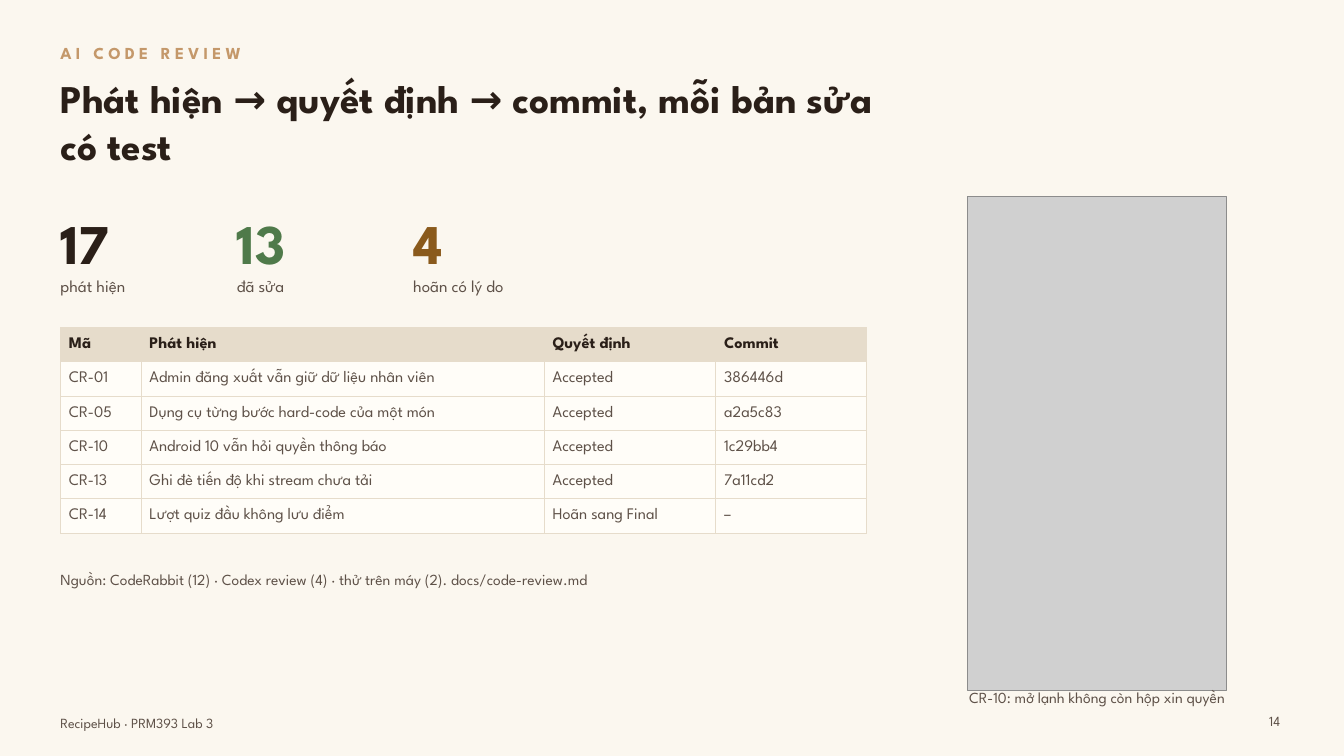
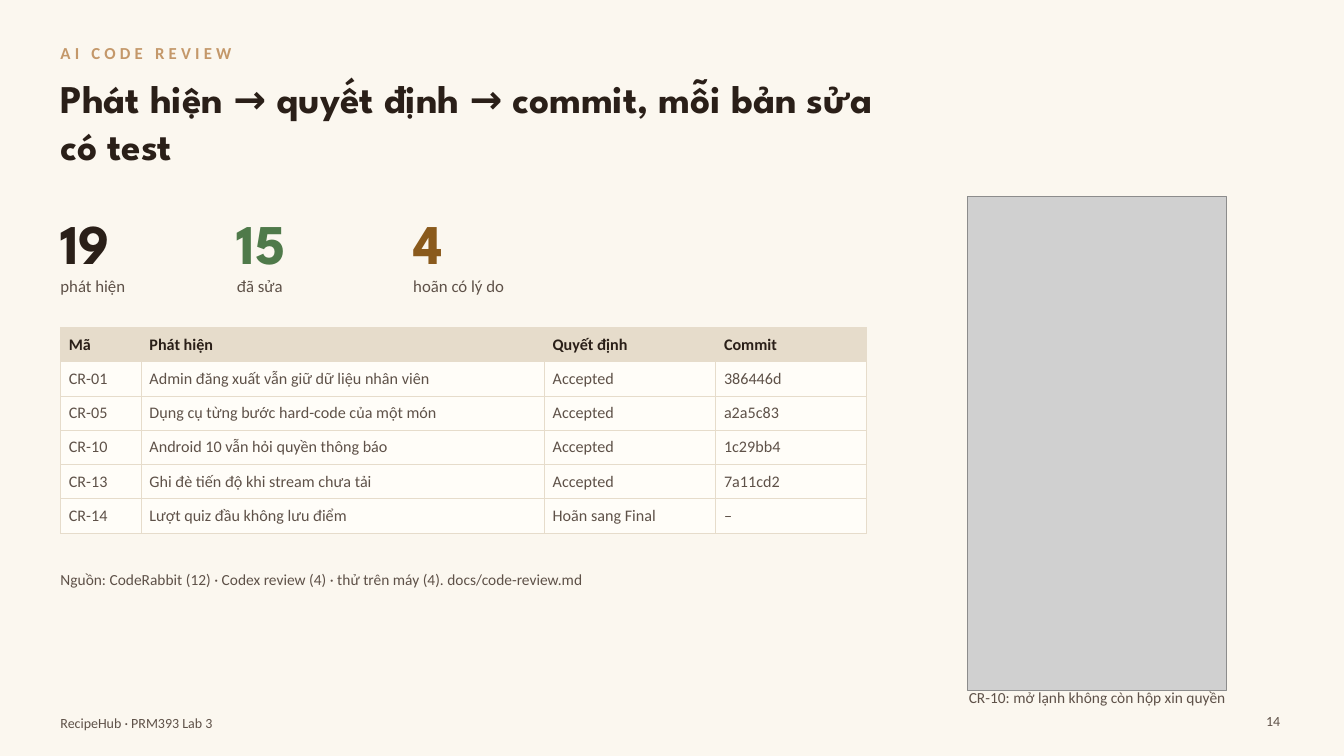
Before and after one commit to SonNPXSE183201/RecipeHub_Mobile, a slide deck: slide 14 of slides/Lab03_SE183201_slides.pptx. Drawn at 1344x756 pixels with LibreOffice and Linux fonts; fonts in the diff are those of the drawing; grey boxes stand for pictures. Boxes give left, top, right and bottom in pixels: in the first picture for what was removed or moved away, otherwise in the second. Text is boxed around its words. In the diff, an @@ line names an element or a change of style, - is before the commit and + after.

```diff
--- a/slides/Lab03_SE183201_slides.pptx
+++ b/slides/Lab03_SE183201_slides.pptx
@@ text at bbox=[60, 226, 110, 281]: text changed @@
-17
+19
@@ text at bbox=[237, 227, 285, 281]: text changed @@
-13
+15
@@ text at bbox=[60, 280, 125, 295]: font League Spartan to Calibri in "phát hiện" @@
@@ text at bbox=[237, 280, 283, 292]: font League Spartan to Calibri in "đã sửa" @@
@@ text at bbox=[413, 280, 504, 295]: font League Spartan to Calibri @@
@@ table at bbox=[60, 328, 867, 528] @@
@@ font League Spartan to Calibri @@
@@ text at bbox=[60, 573, 582, 588]: text changed; font League Spartan to Calibri @@
-Nguồn: CodeRabbit (12) · Codex review (4) · thử trên máy (2). docs/code-review.md
+Nguồn: CodeRabbit (12) · Codex review (4) · thử trên máy (4). docs/code-review.md
@@ font League Spartan to Calibri in 4 elements at bbox=[60, 48, 231, 59], bbox=[969, 690, 1225, 706], bbox=[1266, 717, 1280, 726], bbox=[60, 718, 212, 730] @@
```
Also in this commit, not shown: 13 other slides changed, 1 slide added, 1 slide removed, 1 other file.
